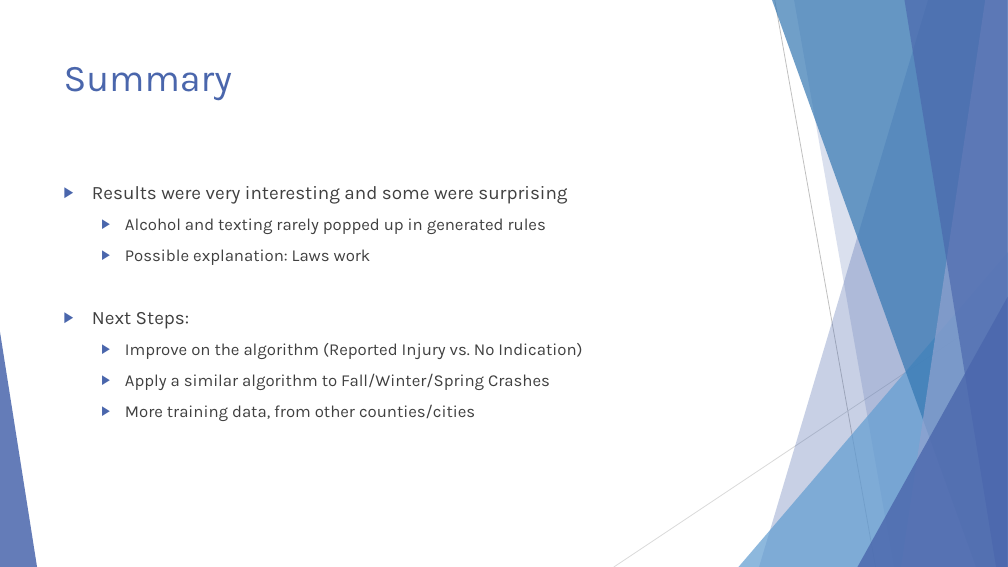
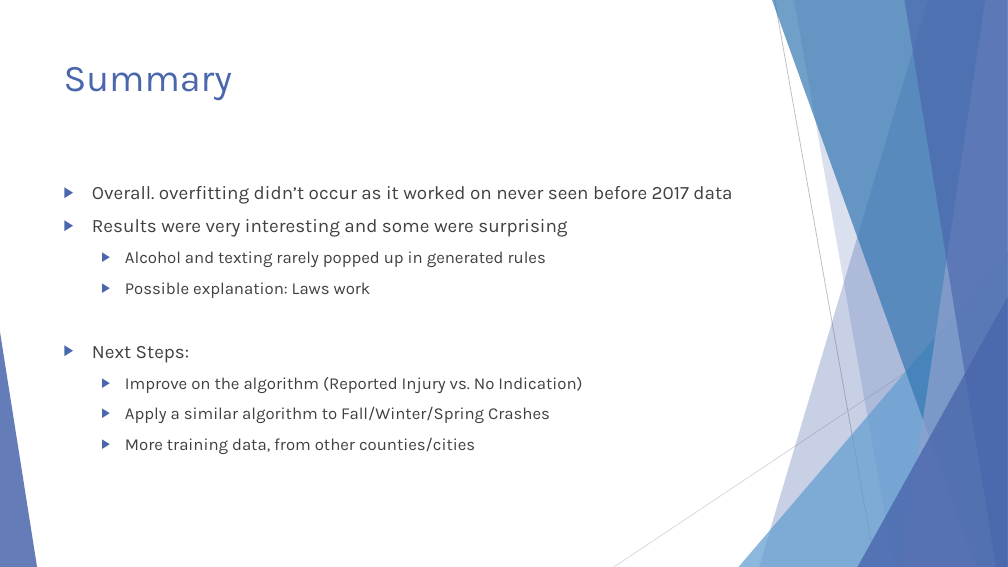
Before and after one commit to ndarwich/Crash-Analysis, a slide deck: slide 43 of Slides/An Investigation.pptx (slide 45 before the commit). Drawn at 1008x567 pixels with LibreOffice and Linux fonts; fonts in the diff are those of the drawing. Boxes give left, top, right and bottom in pixels: in the first picture for what was removed or moved away, otherwise in the second. Text is boxed around its words. In the diff, an @@ line names an element or a change of style, - is before the commit and + after.

Commit message:
add overfitting, streamline slides

```diff
--- a/Slides/An Investigation.pptx
+++ b/Slides/An Investigation.pptx
@@ text at (x1=92, y1=186, x2=732, y2=204): paragraph added @@
+▶ Overall. overfitting didn’t occur as it worked on never seen before 2017 data
```
Also in this commit, not shown: 4 other slides changed, 2 slides removed.
